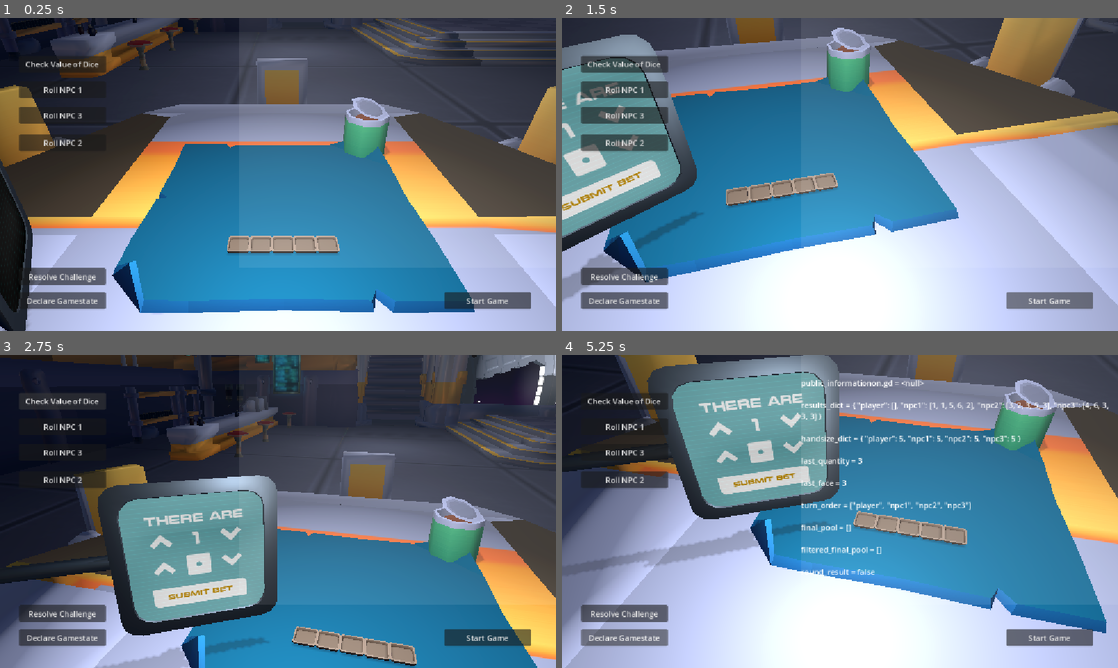
Above: before the commit, frames 1-4 (two rows, left to right).
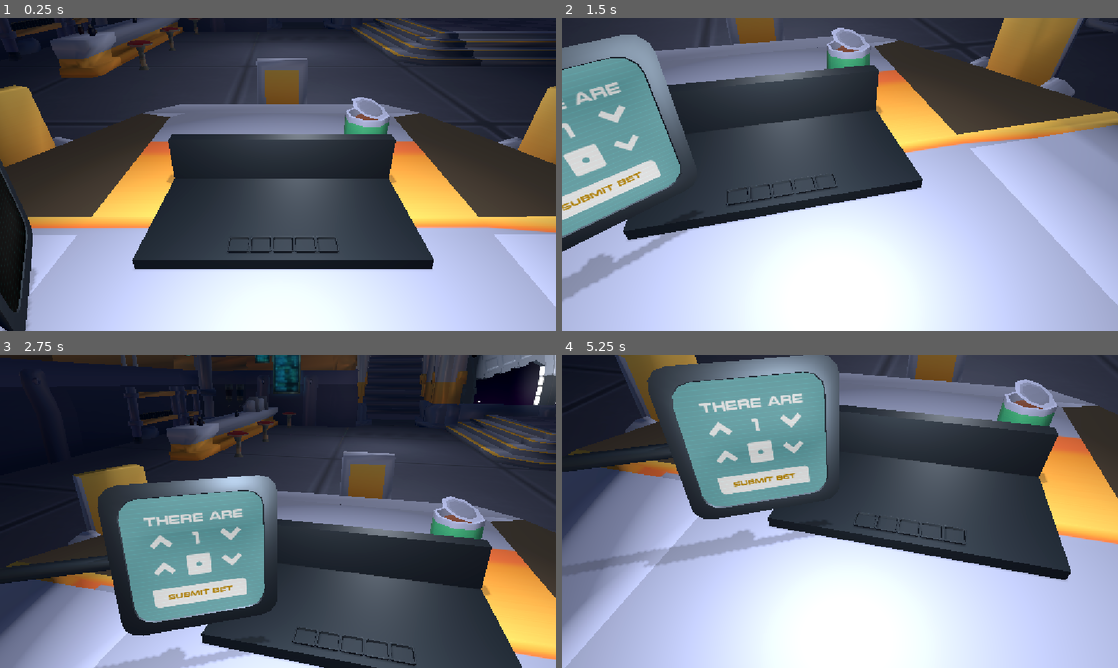
Above: after the commit, the same moments.

Repository: broskiiiadactyl/dice_game
Game: Godot game, scene res://Main.tscn
Same seed, same stepped clock (60 frames per second), same inputs: the game is played once before the commit and once after it.
Inputs (mouse positions are in pixels of both pictures, inside the frame that each line leads up to):
- Up to frame 1 (0.25 s): no input
- Up to frame 2 (1.5 s): click (1051, 299) at 0.5 s, where only the run before the commit has a clickable "Start Game"; click (1051, 299) at 1.25 s, where only the run before the commit has a clickable "Start Game"
- Up to frame 3 (2.75 s): click (61, 401) at 2 s, where only the run before the commit has a clickable "Check Value of Dice"
- Up to frame 4 (5.25 s): click (623, 426) at 2.75 s, where only the run before the commit has a clickable "Roll NPC 1"; click (623, 480) at 3.5 s, where only the run before the commit has a clickable "Roll NPC 2"; click (623, 452) at 4.25 s, where only the run before the commit has a clickable "Roll NPC 3"; click (623, 636) at 5 s, where only the run before the commit has a clickable "Declare Gamestate"

The runs differ from the first frame. In frame 1, 32% of the frame differs, in the area x 3-96%, y 12-95%; in frame 2, 31%; in frame 3, 23%; in frame 4, 33%, in the area x 3-99%, y 7-93%.

Commit message:
Dice Placement
-dice place niceys now
-changes to playmat

Diff:
--- a/Assets/Cups/Scenes/player_cup.tscn
+++ b/Assets/Cups/Scenes/player_cup.tscn
@@ -39,7 +39,7 @@
 wait_time = 0.1
 one_shot = true
 
-[node name="Cup Collision" type="StaticBody3D" parent="." unique_id=1468980321]
+[node name="Cup Collision" type="Area3D" parent="." unique_id=386505429]
 
 [node name="CollisionShape3D" type="CollisionShape3D" parent="Cup Collision" unique_id=1273745342]
 unique_name_in_owner = true
--- a/Assets/Tables/Scenes/dice_slot.tscn
+++ b/Assets/Tables/Scenes/dice_slot.tscn
@@ -1,6 +1,11 @@
 [gd_scene format=3 uid="uid://dhjgiu26tilek"]
 
 [ext_resource type="PackedScene" uid="uid://c7yhogsd5514m" path="res://Assets/Tables/Raw/container_B.gltf" id="1_l42e7"]
+
+[sub_resource type="StandardMaterial3D" id="StandardMaterial3D_l42e7"]
+albedo_color = Color(0.31693396, 0.36070886, 0.4102134, 1)
+metallic = 1.0
+roughness = 0.53
 
 [sub_resource type="ConvexPolygonShape3D" id="ConvexPolygonShape3D_rnect"]
 points = PackedVector3Array(-1.4270948, 0.49999607, -1.7, -1.2986296, 0.04932263, -1.5708692, -1.5635474, 0.49999607, - …(2032 unchanged characters)…
@@ -9,6 +14,7 @@
 
 [node name="container_B" parent="." index="0" unique_id=676735398]
 transform = Transform3D(0.03, 0, 0, 0, 0.03, 0, 0, 0, 0.03, 0, 0, 0)
+surface_material_override/0 = SubResource("StandardMaterial3D_l42e7")
 
 [node name="StaticBody3D" type="StaticBody3D" parent="." index="1" unique_id=970994214]
 
--- a/Assets/Tables/Scenes/playmat.tscn
+++ b/Assets/Tables/Scenes/playmat.tscn
@@ -1,34 +1,67 @@
 [gd_scene format=3 uid="uid://bgbcvblyeperi"]
 
-[ext_resource type="PackedScene" uid="uid://cnewlnlfia5a" path="res://Assets/Tables/Scenes/mat_placeholder.tscn" id="1_abybq"]
 [ext_resource type="Script" uid="uid://tcs0jnsyg7jj" path="res://Scripts/playmat.gd" id="1_mqh7v"]
 [ext_resource type="PackedScene" uid="uid://dhjgiu26tilek" path="res://Assets/Tables/Scenes/dice_slot.tscn" id="2_mqh7v"]
+
+[sub_resource type="StandardMaterial3D" id="StandardMaterial3D_abybq"]
+albedo_color = Color(0.31693396, 0.36070886, 0.4102134, 1)
+metallic = 1.0
+roughness = 0.53
+
+[sub_resource type="BoxMesh" id="BoxMesh_p1f1a"]
+material = SubResource("StandardMaterial3D_abybq")
+size = Vector3(1.3173828, 0.05355835, 0.71533203)
+
+[sub_resource type="ConvexPolygonShape3D" id="ConvexPolygonShape3D_abybq"]
+points = PackedVector3Array(-0.6586914, -0.03302002, -0.35766602, -0.6586914, 0.03302002, -0.35766602, 0.65856254, -0.03302002, -0.35766602, -0.6586914, -0.03302002, 0.35766602, -0.6586914, 0.03302002, 0.35766602, 0.65856254, 0.03302002, -0.35766602, 0.65856254, -0.03302002, 0.35766602, 0.65856254, 0.03302002, 0.35766602)
+
+[sub_resource type="StandardMaterial3D" id="StandardMaterial3D_mqh7v"]
+albedo_color = Color(0.31693396, 0.36070886, 0.4102134, 1)
+metallic = 1.0
+roughness = 0.53
+
+[sub_resource type="BoxMesh" id="BoxMesh_abybq"]
+material = SubResource("StandardMaterial3D_mqh7v")
+size = Vector3(1.3173828, 0.31048584, 0.092041016)
 
 [node name="Playmat" type="Node3D" unique_id=1381321699]
 script = ExtResource("1_mqh7v")
 
-[node name="blueprint2" parent="." unique_id=1157437687 instance=ExtResource("1_abybq")]
-
-[node name="Dice Slot1" parent="." unique_id=1916985034 instance=ExtResource("2_mqh7v")]
-unique_name_in_owner = true
+[node name="Slots" type="Node3D" parent="." unique_id=1838153830]
 transform = Transform3D(1, 0, 0, 0, 1, 0, 0, 0, 1, -0.20284718, 0.049961105, 0.40457243)
 
-[node name="Dice Slot2" parent="." unique_id=1764059749 instance=ExtResource("2_mqh7v")]
+[node name="Dice Slot1" parent="Slots" unique_id=1916985034 instance=ExtResource("2_mqh7v")]
 unique_name_in_owner = true
-transform = Transform3D(1, 0, 0, 0, 1, 0, 0, 0, 1, -0.10195817, 0.049961105, 0.40457243)
 
-[node name="Dice Slot3" parent="." unique_id=1642651999 instance=ExtResource("2_mqh7v")]
+[node name="Dice Slot2" parent="Slots" unique_id=1764059749 instance=ExtResource("2_mqh7v")]
 unique_name_in_owner = true
-transform = Transform3D(1, 0, 0, 0, 1, 0, 0, 0, 1, 0, 0.049961105, 0.40457243)
+transform = Transform3D(1, 0, 0, 0, 1, 0, 0, 0, 1, 0.10088901, 0, 0)
 
-[node name="Dice Slot4" parent="." unique_id=1762171383 instance=ExtResource("2_mqh7v")]
+[node name="Dice Slot3" parent="Slots" unique_id=1642651999 instance=ExtResource("2_mqh7v")]
 unique_name_in_owner = true
-transform = Transform3D(1, 0, 0, 0, 1, 0, 0, 0, 1, 0.10188696, 0.049961105, 0.40457243)
+transform = Transform3D(1, 0, 0, 0, 1, 0, 0, 0, 1, 0.20284718, 0, 0)
 
-[node name="Dice Slot5" parent="." unique_id=1745939947 instance=ExtResource("2_mqh7v")]
+[node name="Dice Slot4" parent="Slots" unique_id=1762171383 instance=ExtResource("2_mqh7v")]
 unique_name_in_owner = true
-transform = Transform3D(1, 0, 0, 0, 1, 0, 0, 0, 1, 0.20366123, 0.049961105, 0.40457243)
+transform = Transform3D(1, 0, 0, 0, 1, 0, 0, 0, 1, 0.30473414, 0, 0)
+
+[node name="Dice Slot5" parent="Slots" unique_id=1745939947 instance=ExtResource("2_mqh7v")]
+unique_name_in_owner = true
+transform = Transform3D(1, 0, 0, 0, 1, 0, 0, 0, 1, 0.40650842, 0, 0)
 
 [node name="Cup Placer" type="Marker3D" parent="." unique_id=90898593]
 unique_name_in_owner = true
-transform = Transform3D(1, 0, 0, 0, 1, 0, 0, 0, 1, 0, 0.05596438, 0)
+transform = Transform3D(1, 0, 0, 0, 1, 0, 0, 0, 1, 0, 0.08247031, 0)
+
+[node name="MeshInstance3D" type="MeshInstance3D" parent="." unique_id=857300527]
+transform = Transform3D(1, 0, 0, 0, 1, 0, 0, 0, 1, 0, 0.02861023, 0.14233398)
+mesh = SubResource("BoxMesh_p1f1a")
+
+[node name="Area3D" type="StaticBody3D" parent="MeshInstance3D" unique_id=985302896]
+
+[node name="CollisionShape3D" type="CollisionShape3D" parent="MeshInstance3D/Area3D" unique_id=1384327807]
+shape = SubResource("ConvexPolygonShape3D_abybq")
+
+[node name="MeshInstance3D2" type="MeshInstance3D" parent="." unique_id=133065266]
+transform = Transform3D(1, 0, 0, 0, 1, 0, 0, 0, 1, 0, 0.15707397, -0.24257773)
+mesh = SubResource("BoxMesh_abybq")
--- a/Main.tscn
+++ b/Main.tscn
@@ -69,7 +69,7 @@
 
 [node name="Dice Spawner" parent="Player/Player Cup" unique_id=1254509806 instance=ExtResource("2_r0du0")]
 unique_name_in_owner = true
-transform = Transform3D(0.3703201, 0, -0.9289051, 0, 1, 0, 0.9289051, 0, 0.3703201, 0, 0.31246465, 0)
+transform = Transform3D(0.3703201, 0, -0.9289051, 0, 1, 0, 0.9289051, 0, 0.3703201, 0, 0.29696566, 0)
 spawn_scene = ExtResource("1_glv2v")
 use_random_rotation = true
 
@@ -217,6 +217,7 @@
 spot_angle = 17.065355
 
 [node name="DebugControl" type="Control" parent="." unique_id=1723807975]
+visible = false
 layout_mode = 3
 anchors_preset = 15
 anchor_right = 1.0
--- a/Scripts/main.gd
+++ b/Scripts/main.gd
@@ -134,5 +134,6 @@
 		die.global_position = %Playmat.slot_dict[slot_name].global_position
 
 		%PublicInformation.set_dice_value(die.dice_value)
+		die.snap_to_world_axes()
 		die.display_value(true)
 		await get_tree().create_timer(0.1).timeout
--- a/Scripts/player_die.gd
+++ b/Scripts/player_die.gd
@@ -39,9 +39,6 @@
 		model_instance.scale *= 0.1
 
 	set_dice("normal")
-
-func _process(delta: float) -> void:
-	pass
 
 #function to set active dice model
 func set_dice(model: String) -> void:
@@ -89,3 +86,42 @@
 		label.visible = true
 	else:
 		label.visible = false
+
+#orient die so it is orthogonal based on current rotation
+func snap_to_world_axes() -> void:
+	var current_basis : Basis = global_basis
+
+	var target_x : Vector3 = get_closest_axis(current_basis.x)
+	var target_y : Vector3 = get_closest_axis(current_basis.y)
+	var target_z : Vector3 = get_closest_axis(current_basis.z)
+
+	if target_z.is_zero_approx():
+		target_z = get_closest_axis(current_basis.z)
+		target_x = target_y.cross(target_z).normalized()
+	else:
+		target_y = target_z.cross(target_x).normalized()
+
+	global_basis = Basis(target_x, target_y, target_z)
+
+
+
+func get_closest_axis(local_axis : Vector3) -> Vector3:
+	var world_vectors : Array[Vector3] = [
+		Vector3.UP,
+		Vector3.DOWN,
+		Vector3.LEFT,
+		Vector3.RIGHT,
+		Vector3.FORWARD,
+		Vector3.BACK
+	]
+
+	var closest_vector : Vector3 = Vector3.UP
+	var max_dot : float = -2.0
+
+	for vec in world_vectors:
+		var dot : float = local_axis.normalized().dot(vec)
+		if dot > max_dot:
+			max_dot = dot
+			closest_vector = vec
+
+	return closest_vector
